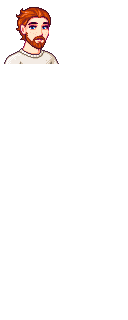
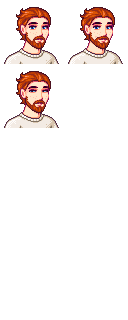
Before/after of a 128 × 320 layered artwork. What changed in the layer stack:
painted on "SDV_Ross_64.png" over left=4, top=7, right=123, bottom=128
